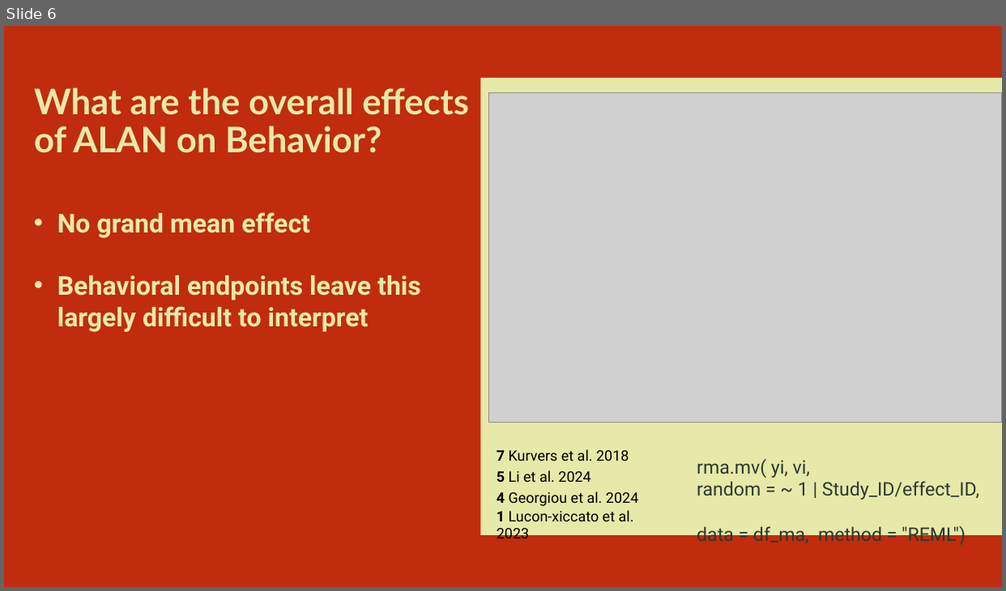
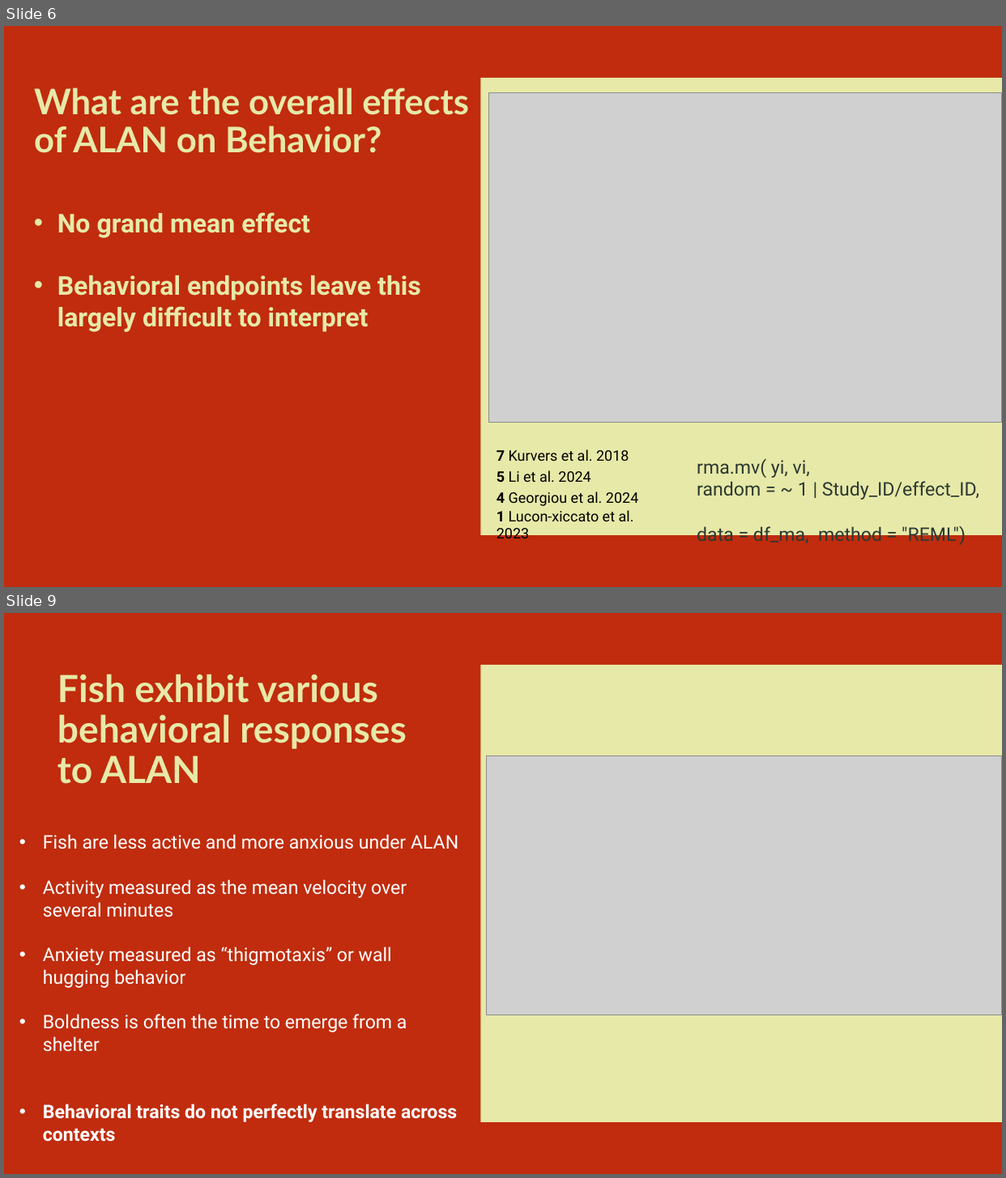
Before and after one commit to MaxxRAM/ALAN_MA_2026, a slide deck: MA spring 2026/The effects of ALAN on fish behavior.pptx. Shown one above the other, each under a label of ours: slide 6 before the commit, slides 6 and 9 after it; the slides between them are not shown. The pictures are 1006x591 and 1006x1178 pixels, drawn with LibreOffice and Linux fonts; fonts in the diff are those of the drawing; grey boxes stand for pictures. Boxes give left, top, right and bottom in pixels: in the first picture for what was removed or moved away, otherwise in the second. Text is boxed around its words. In the diff, an @@ line names an element or a change of style, - is before the commit and + after.

```diff
--- a/MA spring 2026/The effects of ALAN on fish behavior.pptx
+++ b/MA spring 2026/The effects of ALAN on fish behavior.pptx
@@ slide 9 added at [4, 613, 1002, 1174], background #C02C0D; not listed: 1 template element that a slide beside it also shows @@
@@ title added at [57, 674, 407, 784], 36 pt, text #E7E9A8, bold @@
+Fish exhibit various behavioral responses to ALAN
@@ rectangle added at [564, 712, 1002, 1082], fill #E7E9A8 @@
@@ picture added at [487, 756, 1002, 1015] @@
@@ text added at [43, 834, 458, 1122], 18 pt, text #FFFFFF @@
+• Fish are less active and more anxious under ALAN
+• Activity measured as the mean velocity over several minutes
+• Anxiety measured as “thigmotaxis” or wall hugging behavior
+• Boldness is often the time to emerge from a shelter
+• Behavioral traits do not perfectly translate across contexts
```
Also in this commit, not shown: 2 slides changed, 2 other slides added, 8 slides removed, 4 other files.
